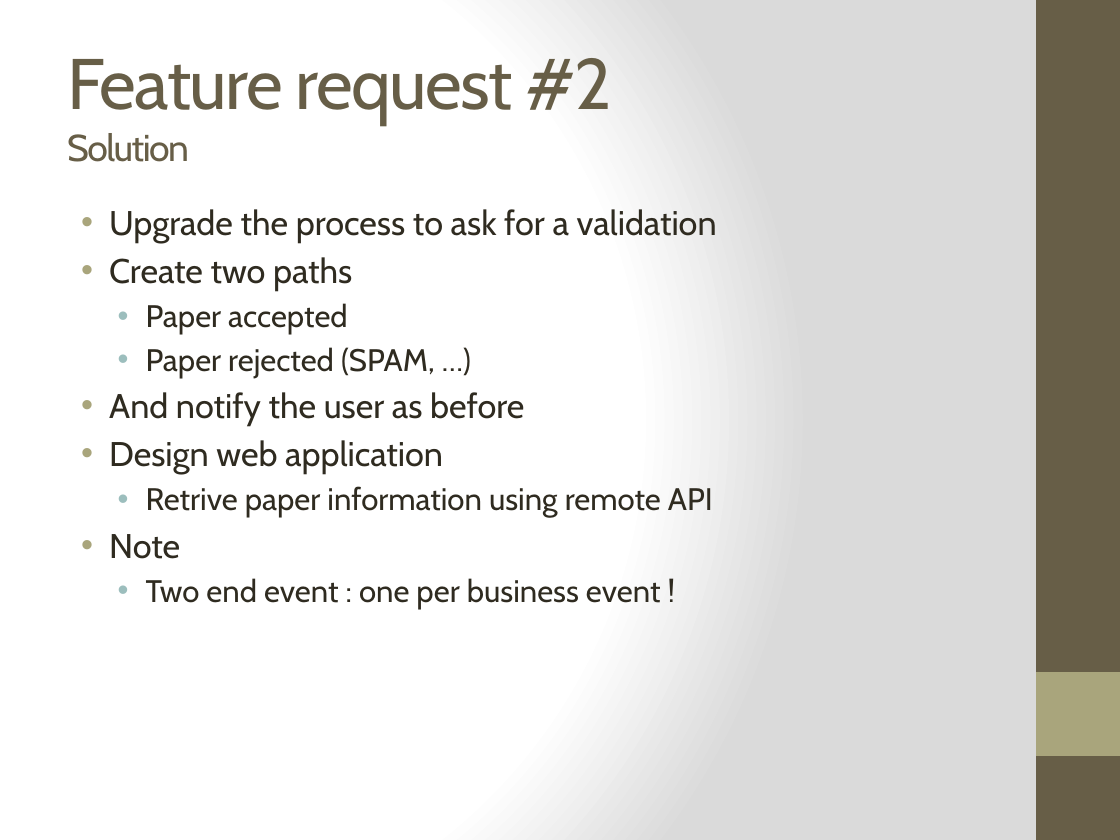
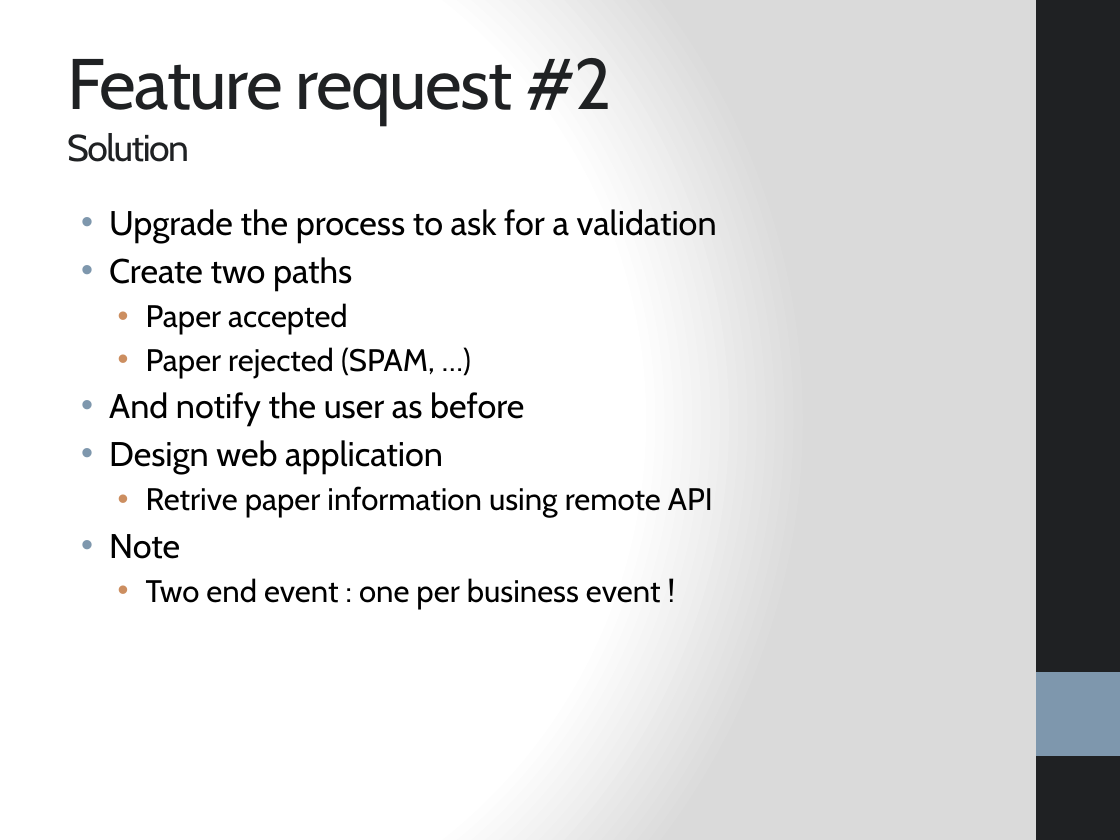
Before and after one commit to bouquetf/call-for-paper, a slide deck: slide 16 of slides/slides.pptx. Drawn at 1120x840 pixels with LibreOffice and Linux fonts; fonts in the diff are those of the drawing. Boxes give left, top, right and bottom in pixels: in the first picture for what was removed or moved away, otherwise in the second. Text is boxed around its words. In the diff, an @@ line names an element or a change of style, - is before the commit and + after.

Commit message:
changing style

```diff
--- a/slides/slides.pptx
+++ b/slides/slides.pptx
@@ rectangle at <box>1036,0,1120,840</box>: fill #675E47 to #1F2123 @@
@@ title "Feature request #2 Solution" at <box>67,58,612,162</box>: text colour #675E47 to #1F2123 @@
@@ text "Upgrade the process to ask ..." at <box>109,209,717,609</box>: text colour #2F2B20 to #000000; bullet colour #A9A57C to #7E97AD; bullet colour #9CBEBD to #CC8E60 @@
@@ rectangle at <box>1036,672,1120,756</box>: fill #A9A57C to #7E97AD @@
```
Also in this commit, not shown: 22 other slides changed.
